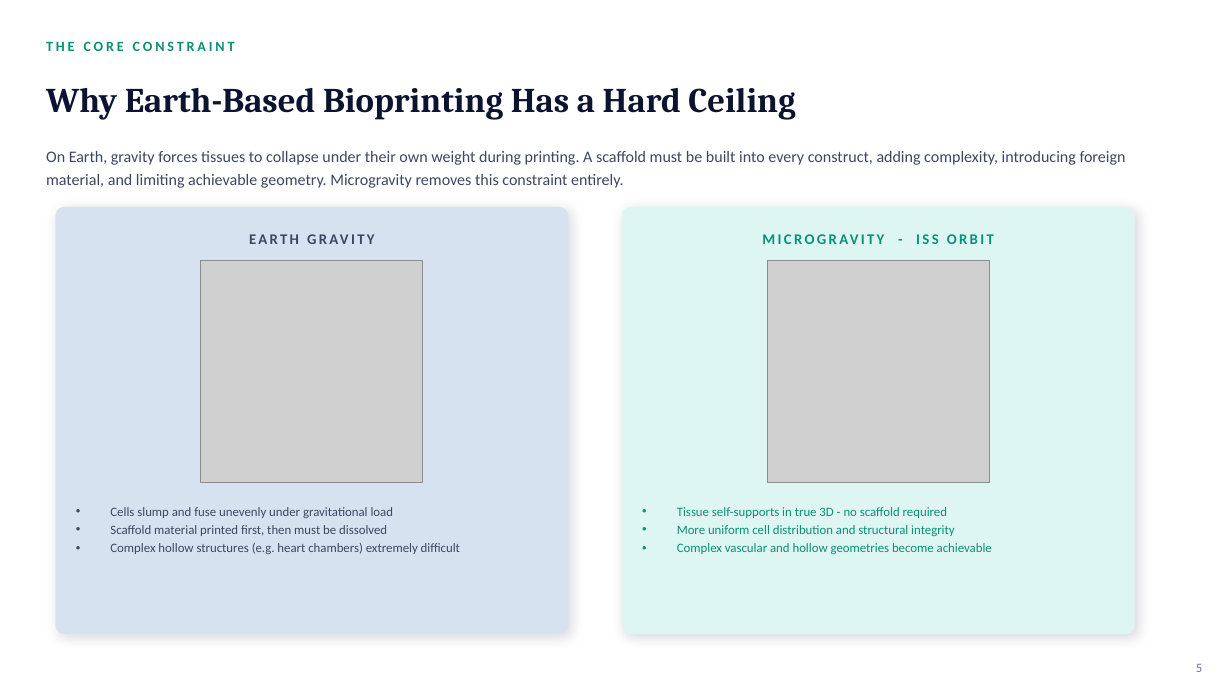
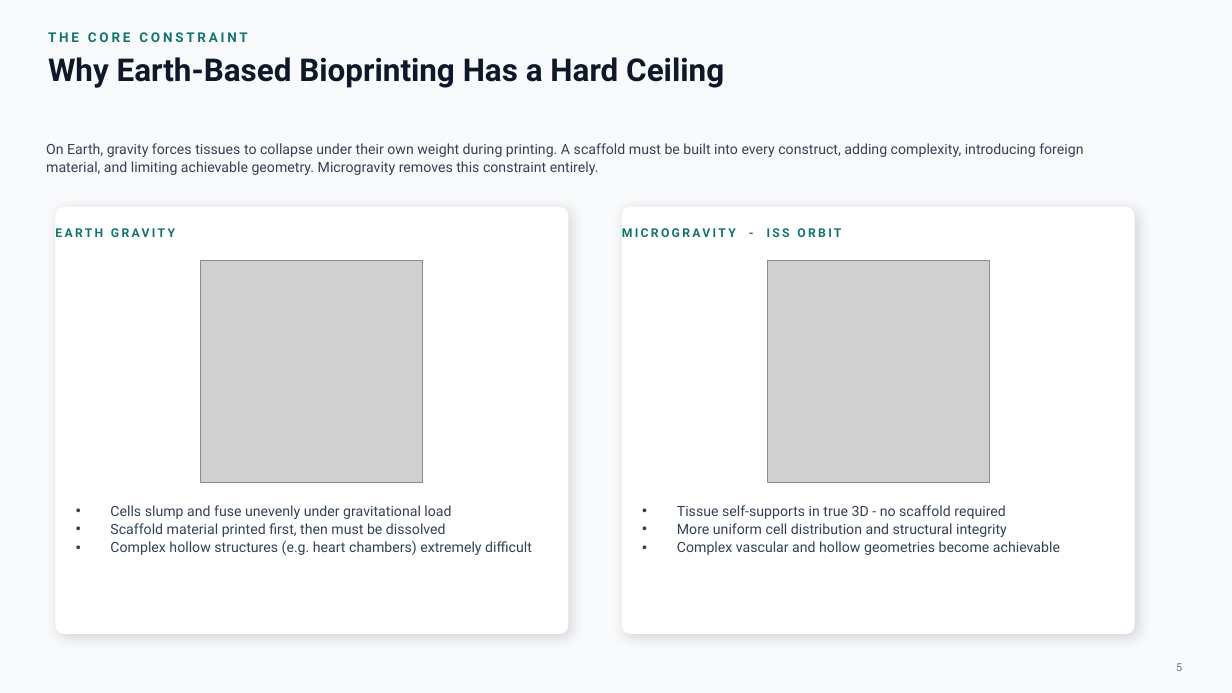
Before and after one commit to anthonyleedu/anthonyleedu, a slide deck: slide 5 of Samuel Space Organ and Tissue Engineering - Investor Presentation (2).pptx. Drawn at 1232x693 pixels with LibreOffice and Linux fonts; fonts in the diff are those of the drawing; grey boxes stand for pictures. Boxes give left, top, right and bottom in pixels: in the first picture for what was removed or moved away, otherwise in the second. Text is boxed around its words. In the diff, an @@ line names an element or a change of style, - is before the commit and + after.

```diff
--- a/Samuel Space Organ and Tissue Engineering - Investor Presentation (2).pptx
+++ b/Samuel Space Organ and Tissue Engineering - Investor Presentation (2).pptx
@@ background #FFFFFF to #F9FAFB @@
@@ text "THE CORE CONSTRAINT" at [48,32,247,42]: size 11 to 10.5 pt, font Calibri to Roboto, text colour #0A8F78 to #0F766E @@
@@ text "Why Earth-Based Bioprinting Has a ...": place and size @@
-text "Why Earth-Based Bioprinting Has a ..." at [46,88,795,120]
+text "Why Earth-Based Bioprinting Has a ..." at [48,57,724,88]
@@ text "Why Earth-Based Bioprinting Has a ..." at [48,57,724,88]: size 27 to 24.5 pt, font Cambria to Roboto, text colour #0B1330 to #0F172A; vertical alignment middle to top @@
@@ text "On Earth, gravity forces tissues ..." at [46,143,1083,175]: size 12.5 to 11 pt, font Calibri to Roboto, text colour #3D4663 to #334155; line spacing 1.2 to 1.08; vertical alignment middle to top @@
@@ rounded rectangle at [55,207,568,634]: fill #D7E2F0 to #FFFFFF @@
@@ rounded rectangle at [622,207,1135,634]: fill #DEF6F1 to #FFFFFF @@
@@ text "EARTH GRAVITY" at [55,228,103,237]: size 11.5 to 9.5 pt, font Calibri to Roboto, text colour #3D4663 to #0F766E; alignment centre to left; vertical alignment middle to top @@
@@ text "MICROGRAVITY - ISS ORBIT" at [767,228,841,237]: size 11.5 to 9.5 pt, font Calibri to Roboto, text colour #0A8F78 to #0F766E; alignment centre to left; vertical alignment middle to top @@
@@ text "Cells slump and fuse unevenly ..." at [110,505,532,555]: size 10 to 11 pt, font Calibri to Roboto, text colour #3D4663 to #334155; line spacing 1.18 to 1.08 @@
@@ text "Tissue self-supports in true 3D ..." at [677,505,1060,555]: size 10 to 11 pt, font Calibri to Roboto, text colour #0A8F78 to #334155; line spacing 1.18 to 1.08 @@
@@ text "5" at [1176,663,1182,671]: size 10 to 8.5 pt, font Calibri to Roboto, text colour #64739A to #64748B; alignment right to centre @@
```
Also in this commit, not shown: 20 other slides changed.
